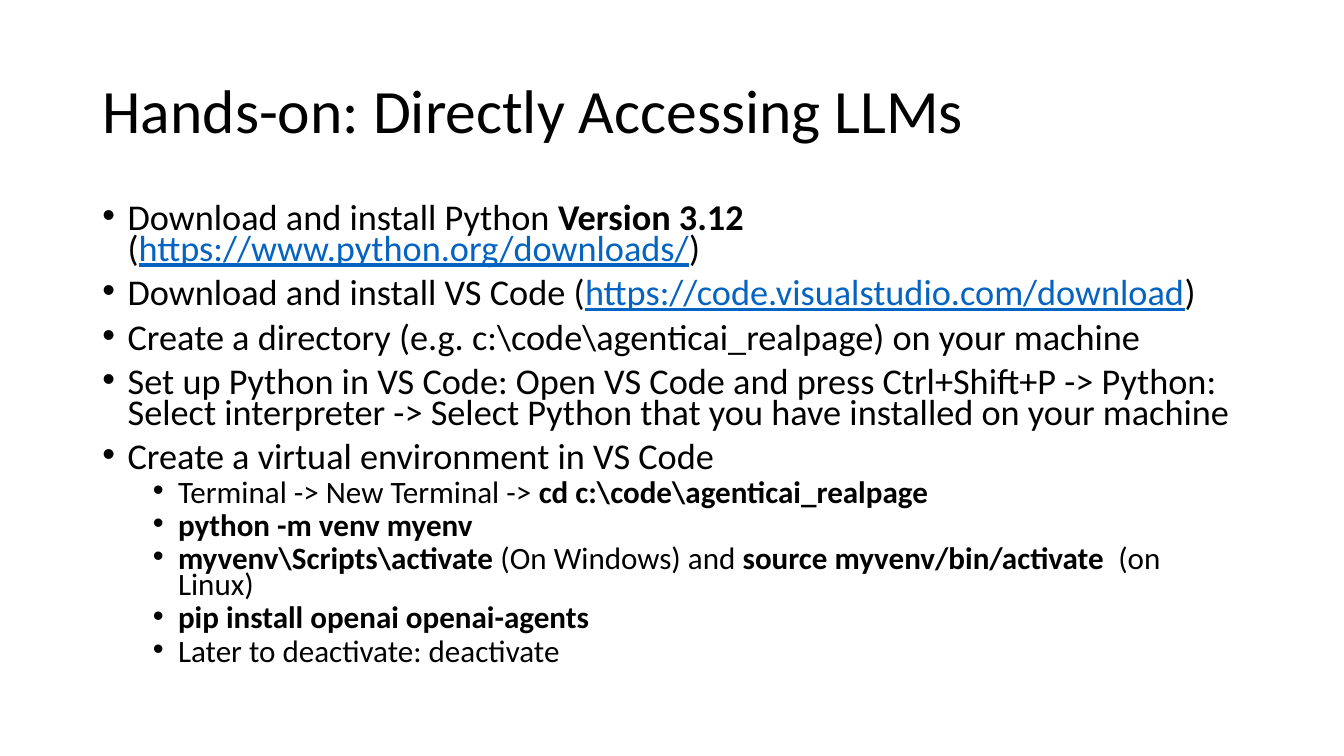
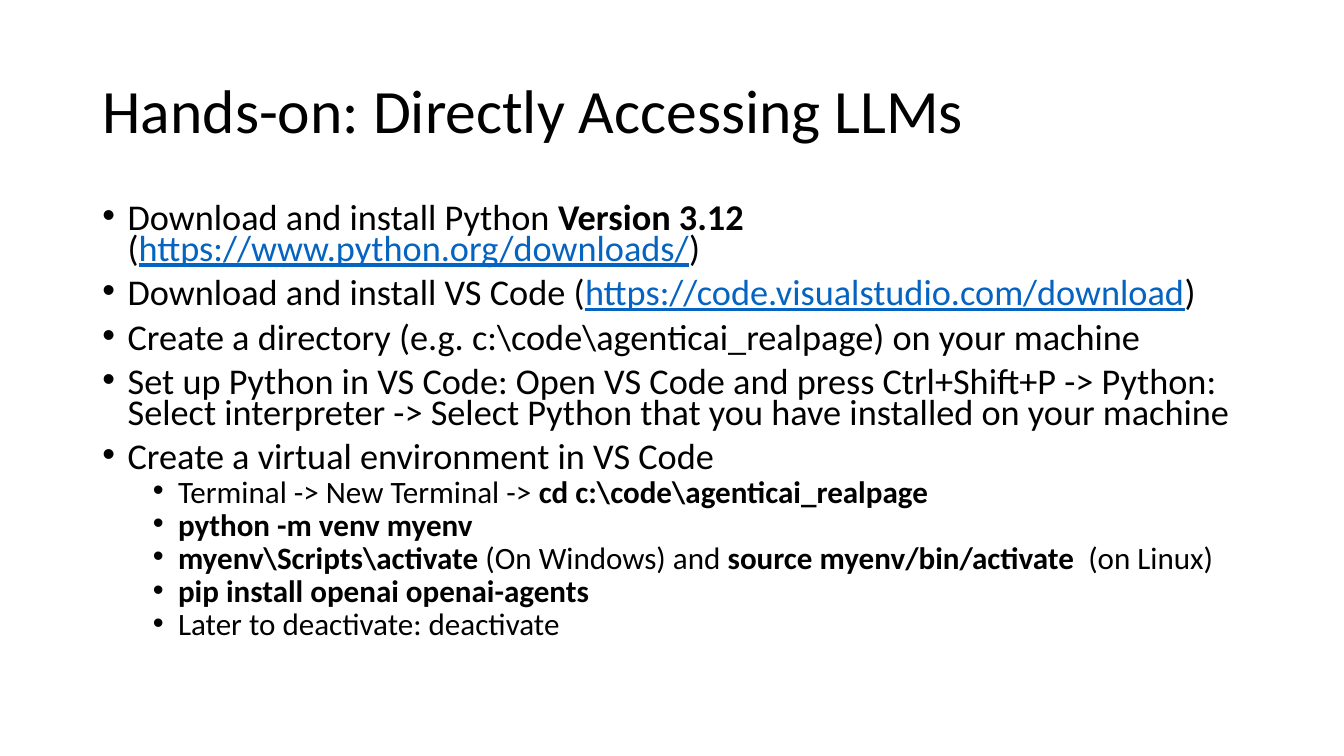
Before and after one commit to atulkahatecdac/agenticai_real, a slide deck: slide 10 of presentation/Agentic AI - Realpage.pptx. Drawn at 1344x756 pixels with LibreOffice and Linux fonts; fonts in the diff are those of the drawing. Boxes give left, top, right and bottom in pixels: in the first picture for what was removed or moved away, otherwise in the second. Text is boxed around its words. In the diff, an @@ line names an element or a change of style, - is before the commit and + after.

```diff
--- a/presentation/Agentic AI - Realpage.pptx
+++ b/presentation/Agentic AI - Realpage.pptx
@@ text at (178,546,1213,574): text changed @@
-  • myvenv\Scripts\activate (On Windows) and source myvenv/bin/activate (on Linux)
+  • myenv\Scripts\activate (On Windows) and source myenv/bin/activate (on Linux)
```
Also in this commit, not shown: 1 other slide changed, 13 slides added, 18 other files.
